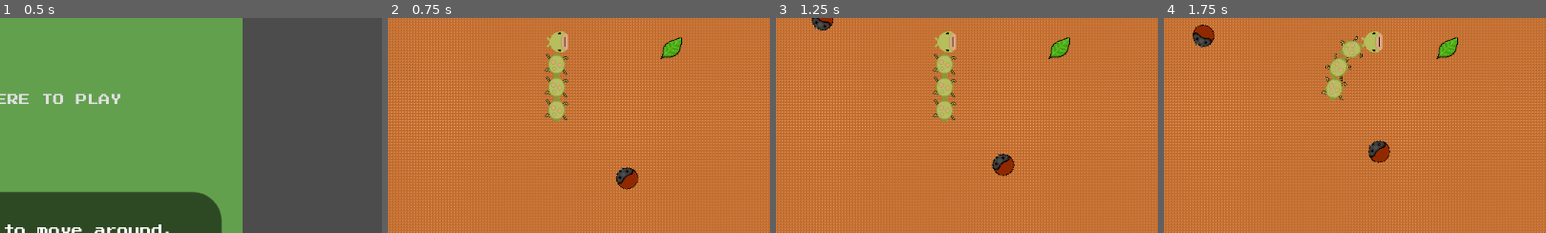
Above: before the commit, frames 1-4 (left to right).
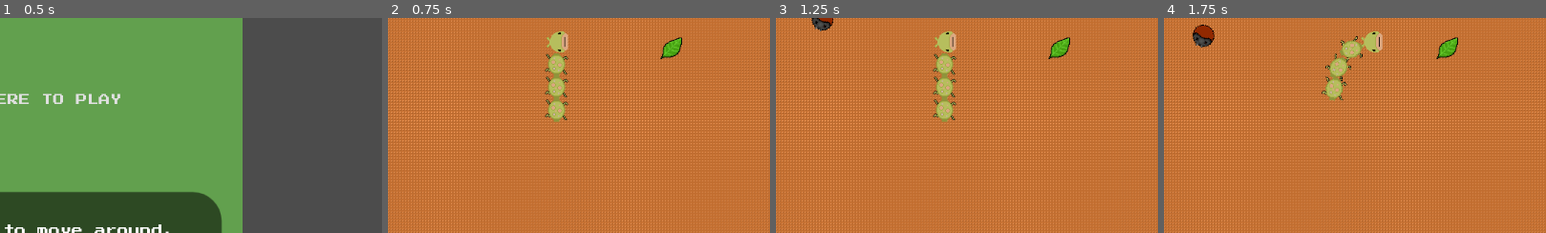
Above: after the commit, the same moments.

Repository: thatnick/grow-grow
Game: Godot game, scene res://scenes/Start.tscn
Two runs of this game, one before a commit and one after it. Both use one fixed random seed, a clock stepped at 60 frames per second and the inputs below.
Inputs:
- Up to frame 1 (0.5 s): no input
- Up to frame 2 (0.75 s): click "PRESS HERE TO PLAY" at 0.5 s
- Up to frame 3 (1.25 s): no input
- Up to frame 4 (1.75 s): hold Right (ui_right) from 1.28 s (still down)
The pictures show only the part of the screen within x 28-78%, y 38-88%; the shares and areas given below are measured in that part.

Frame 1 is identical in both runs. In frame 2, 0.5% of the frame differs, in the area x 59-66%, y 69-80%; in frame 3, 0.5%; in frame 4, 0.5%.

Commit message:
Remove manually place enemy from main scene

Diff:
--- a/scenes/Main.tscn
+++ b/scenes/Main.tscn
@@ -1,8 +1,7 @@
-[gd_scene load_steps=7 format=2]
+[gd_scene load_steps=6 format=2]
 
 [ext_resource path="res://scenes/Player.tscn" type="PackedScene" id=1]
 [ext_resource path="res://scripts/Main.gd" type="Script" id=3]
-[ext_resource path="res://scenes/Enemy.tscn" type="PackedScene" id=4]
 [ext_resource path="res://scenes/EnemyTimer.tscn" type="PackedScene" id=5]
 [ext_resource path="res://scenes/Background.tscn" type="PackedScene" id=6]
 [ext_resource path="res://scenes/HUD.tscn" type="PackedScene" id=7]
@@ -15,9 +14,6 @@
 [node name="Player" parent="." instance=ExtResource( 1 )]
 position = Vector2( 534.138, 264.262 )
 
-[node name="Enemy" parent="." instance=ExtResource( 4 )]
-position = Vector2( 638.628, 461.298 )
-
 [node name="EnemyTimer" parent="." instance=ExtResource( 5 )]
 
 [node name="HUD" parent="." instance=ExtResource( 7 )]
